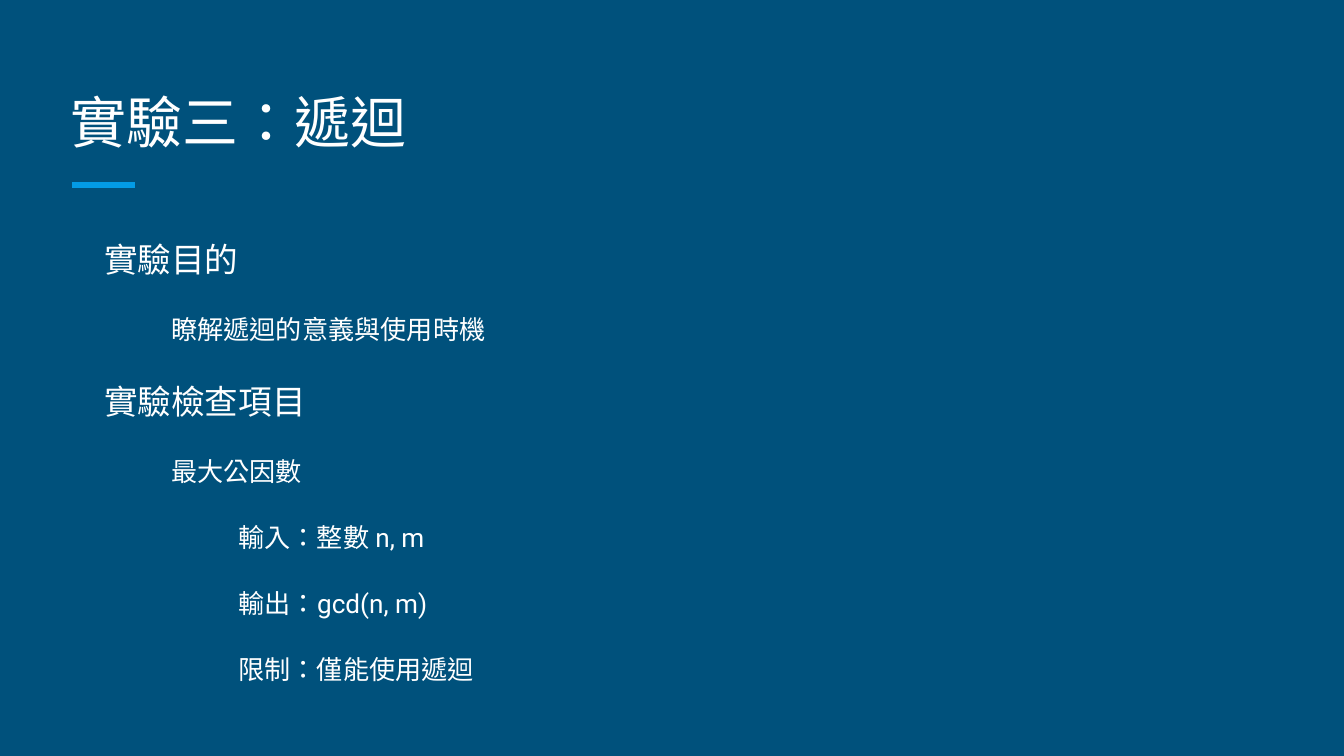
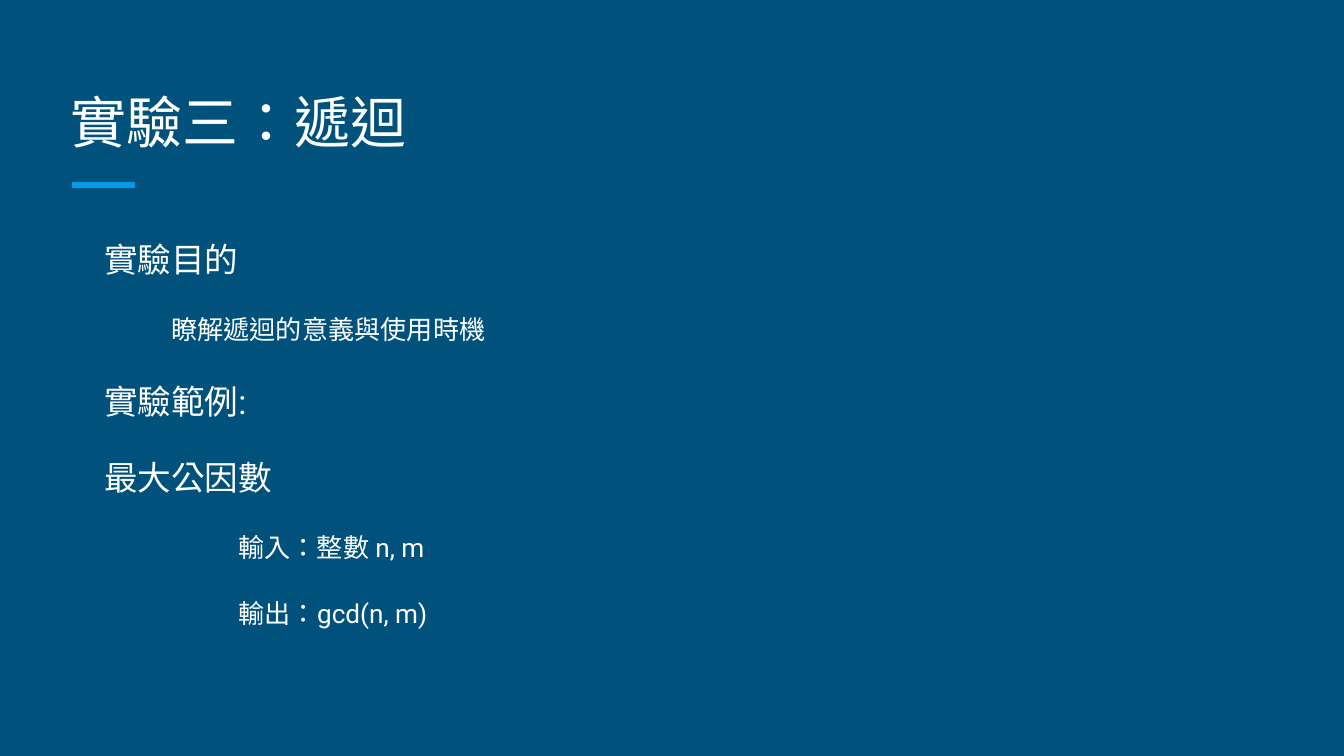
Before and after one commit to commProgramTAs/class, a slide deck: slide 6 of lab6/Lab 06 - 函式與遞迴.pptx (slide 5 before the commit). Drawn at 1344x756 pixels with LibreOffice and Linux fonts; fonts in the diff are those of the drawing. Boxes give left, top, right and bottom in pixels: in the first picture for what was removed or moved away, otherwise in the second. Text is boxed around its words. In the diff, an @@ line names an element or a change of style, - is before the commit and + after.

```diff
--- a/lab6/Lab 06 - 函式與遞迴.pptx
+++ b/lab6/Lab 06 - 函式與遞迴.pptx
@@ text at [104,385,247,417]: text changed @@
-實驗檢查項目
+實驗範例:
@@ text at [104,461,272,493]: size 14 to 18 pt in "最大公因數"; list level 2 to 1 in "最大公因數" @@
@@ text at [238,657,474,682]: paragraph removed @@
-    限制：僅能使用遞迴
```
Also in this commit, not shown: 4 other slides changed, 2 slides added, 11 other files.
